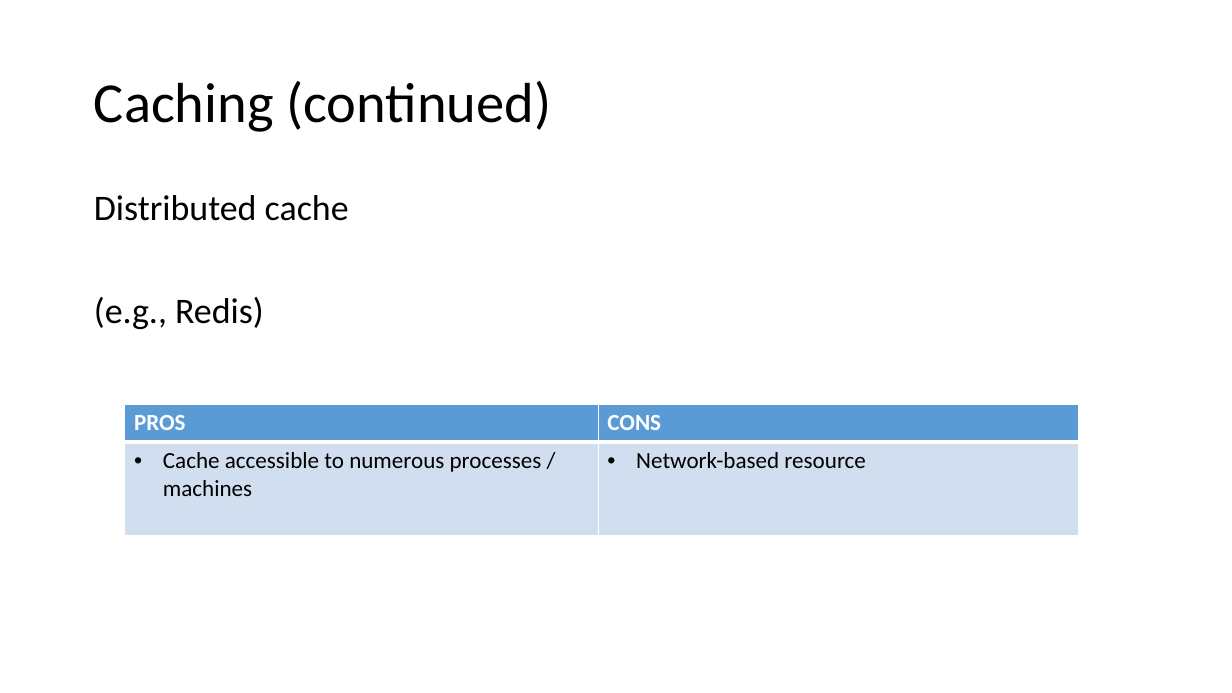
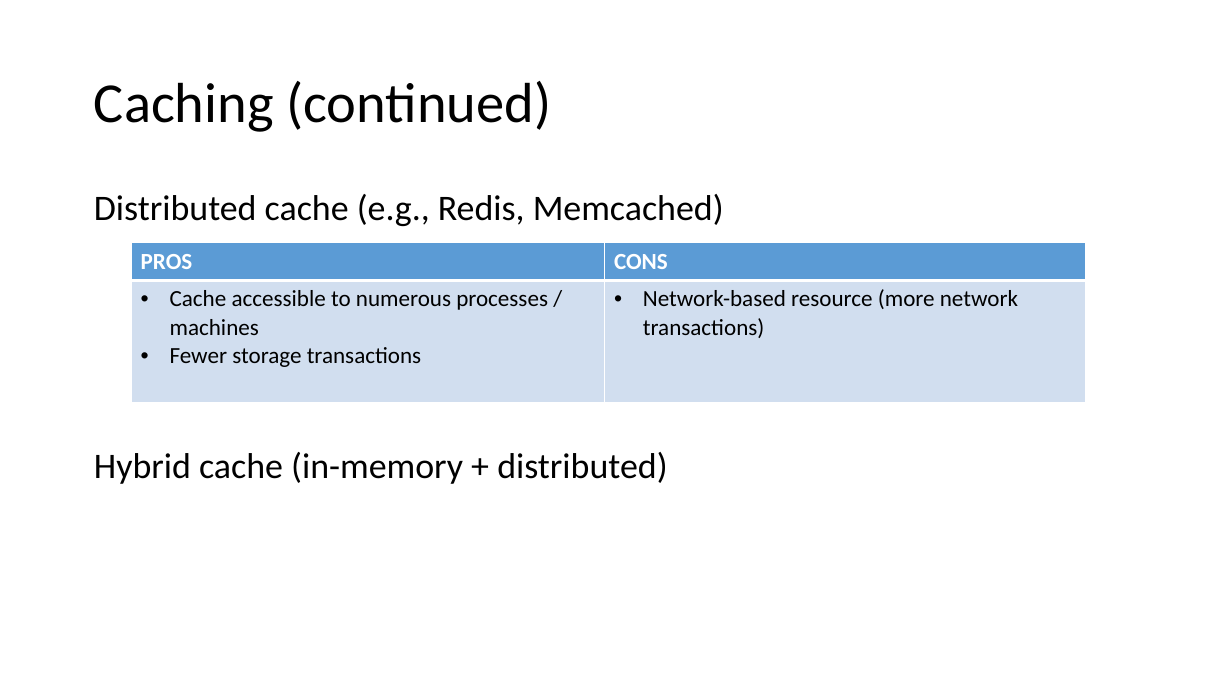
Before and after one commit to mark-doyle/dal-cs-sig, a slide deck: slide 6 of RealWorldScalability/Real World Scalability.pptx. Drawn at 1232x693 pixels with LibreOffice and Linux fonts; fonts in the diff are those of the drawing. Boxes give left, top, right and bottom in pixels: in the first picture for what was removed or moved away, otherwise in the second. Text is boxed around its words. In the diff, an @@ line names an element or a change of style, - is before the commit and + after.

```diff
--- a/RealWorldScalability/Real World Scalability.pptx
+++ b/RealWorldScalability/Real World Scalability.pptx
@@ text at <box>94,194,724,484</box>: text changed @@
-Distributed cache
-(e.g., Redis)
+Distributed cache (e.g., Redis, Memcached)
+Hybrid cache (in-memory + distributed)
@@ table at <box>131,243,1085,401</box> @@
-row 2, column 1: Cache accessible to numerous processes / machines
+row 2, column 1: Cache accessible to numerous processes / machines / Fewer storage transactions
-row 2, column 2: Network-based resource
+row 2, column 2: Network-based resource (more network transactions)
@@ table: place and size @@
-table at <box>125,405,1079,535</box>
+table at <box>131,243,1085,401</box>
```
Also in this commit, not shown: 7 other slides changed, 12 slides added.
